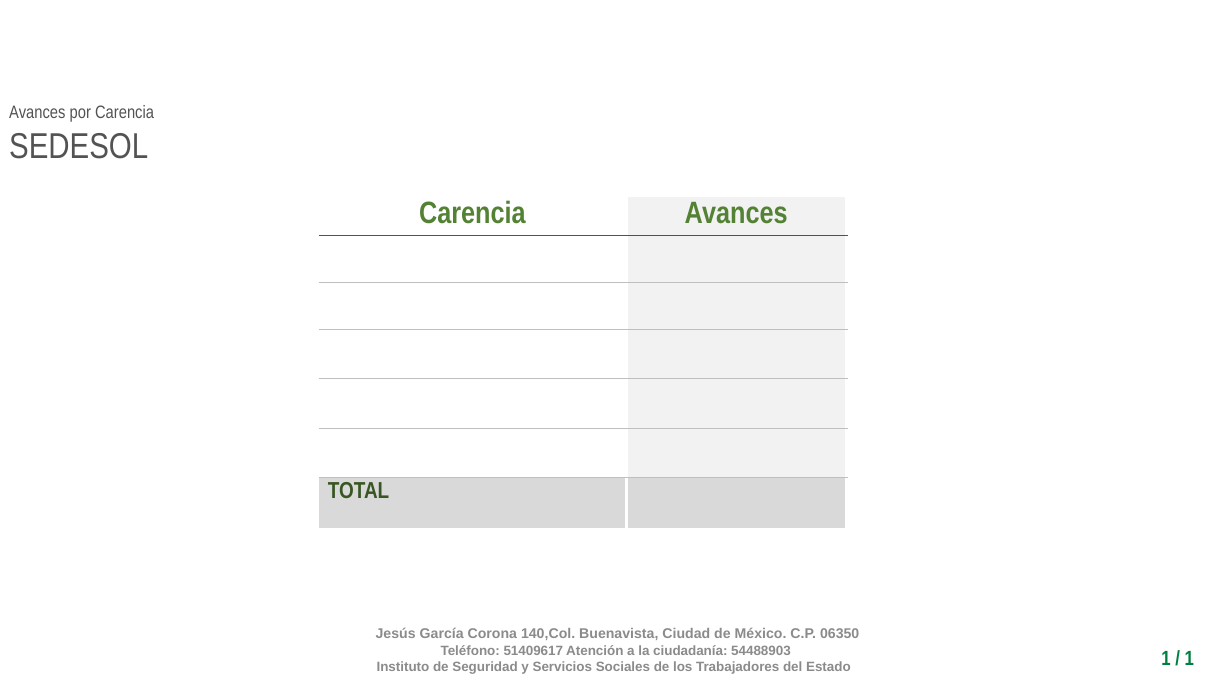
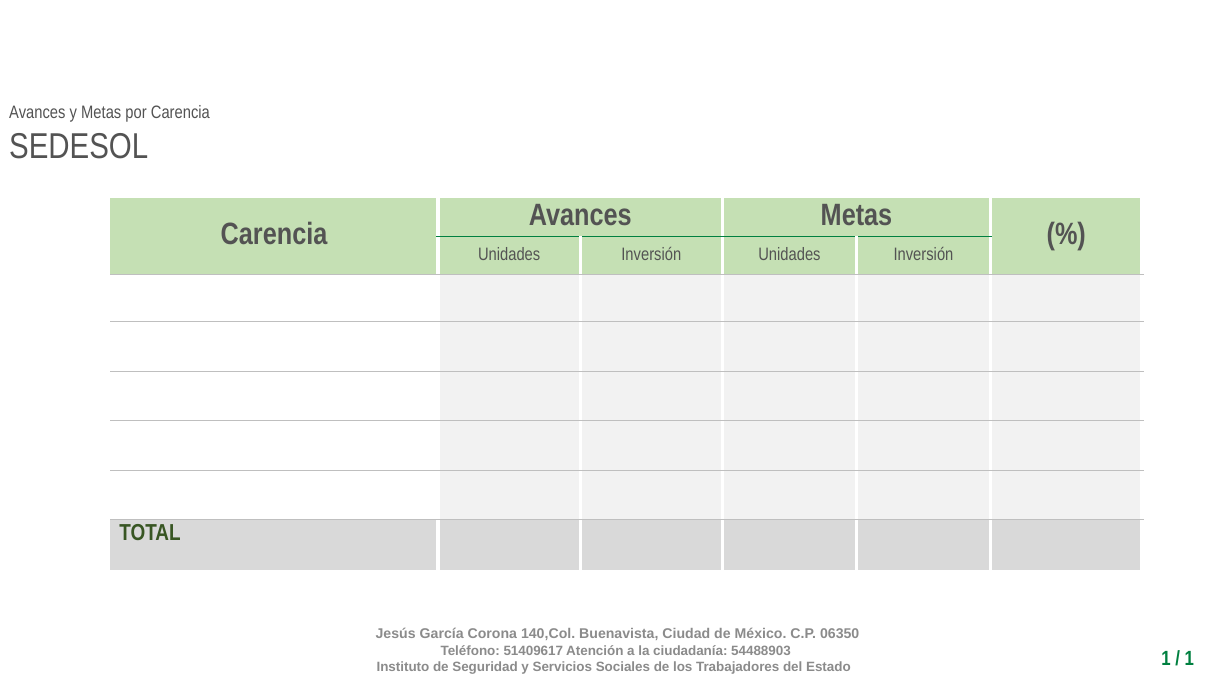
Before and after one commit to fpedro23/djangoISSSTE, a slide deck: slide 1 of djangoISSSTE/static/ppt/presentacion_avances.pptx. Drawn at 1232x693 pixels with LibreOffice and Linux fonts; fonts in the diff are those of the drawing; background and template pictures are left out. Boxes give left, top, right and bottom in pixels: in the first picture for what was removed or moved away, otherwise in the second. Text is boxed around its words. In the diff, an @@ line names an element or a change of style, - is before the commit and + after.

Commit message:
se mejoró el reporte de presentación de avances, se agregó  unidades de avance, unidades de meta, porcentaje, inversion por avance, inversión por meta, porcentaje, se agregó mapa con información de porcentaje.

```diff
--- a/djangoISSSTE/static/ppt/presentacion_avances.pptx
+++ b/djangoISSSTE/static/ppt/presentacion_avances.pptx
@@ text at <box>9,105,210,122</box>: text changed @@
-Avances por Carencia
+Avances y Metas por Carencia
@@ table at <box>110,198,1142,591</box> @@
-Carencia | Avances
- | 
- | 
- | 
- | 
- | 
-TOTAL | 
+Carencia | Avances |  | Metas |  | (%)
+ | Unidades | Inversión | Unidades | Inversión | 
+ |  |  |  |  | 
+ |  |  |  |  | 
+ |  |  |  |  | 
+ |  |  |  |  | 
+ |  |  |  |  | 
+TOTAL |  |  |  |  | 
@@ table: place and size @@
-table at <box>319,197,847,550</box>
+table at <box>110,198,1142,591</box>
```
Also in this commit, not shown: 3 other slides changed, 3 slides added, 2 other files.
